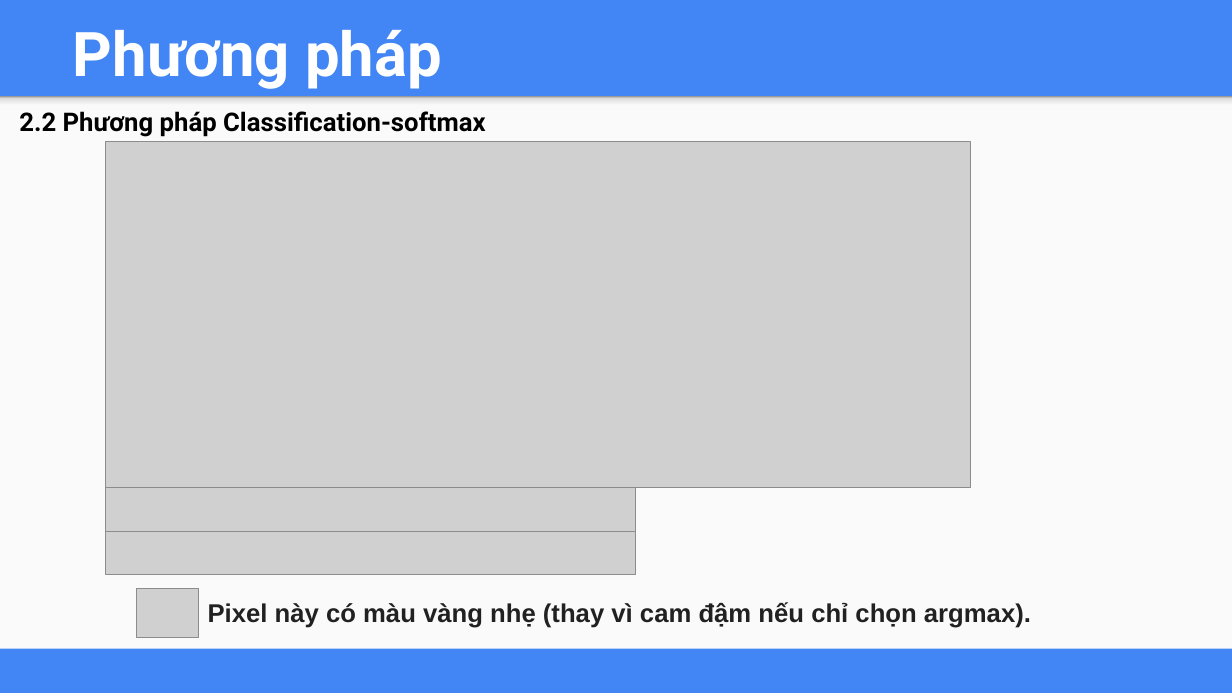
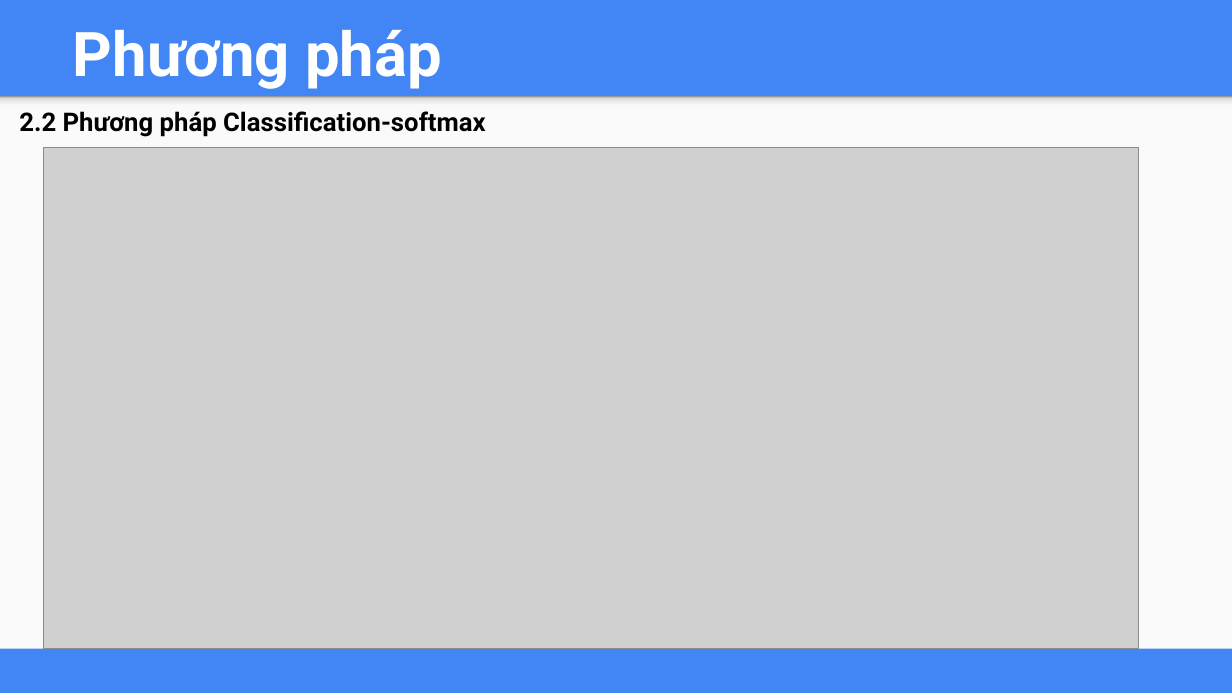
Before and after one commit to lekhanhhoang/influence-of-color, a slide deck: slide 11 of Báo cáo Final.pptx. Drawn at 1232x693 pixels with LibreOffice and Linux fonts; fonts in the diff are those of the drawing; grey boxes stand for pictures. Boxes give left, top, right and bottom in pixels: in the first picture for what was removed or moved away, otherwise in the second. Text is boxed around its words. In the diff, an @@ line names an element or a change of style, - is before the commit and + after.

```diff
--- a/Báo cáo Final.pptx
+++ b/Báo cáo Final.pptx
@@ picture: place and size @@
-picture at (105, 141, 970, 488)
+picture at (43, 148, 1140, 649)
@@ picture removed at (105, 488, 635, 531) @@
@@ picture removed at (105, 531, 635, 574) @@
@@ picture removed at (137, 589, 199, 638) @@
@@ text removed at (208, 602, 1031, 628) @@
-Pixel này có màu vàng nhẹ (thay vì cam đậm nếu chỉ chọn argmax).
```
Also in this commit, not shown: 1 other slide changed, 1 slide added.
